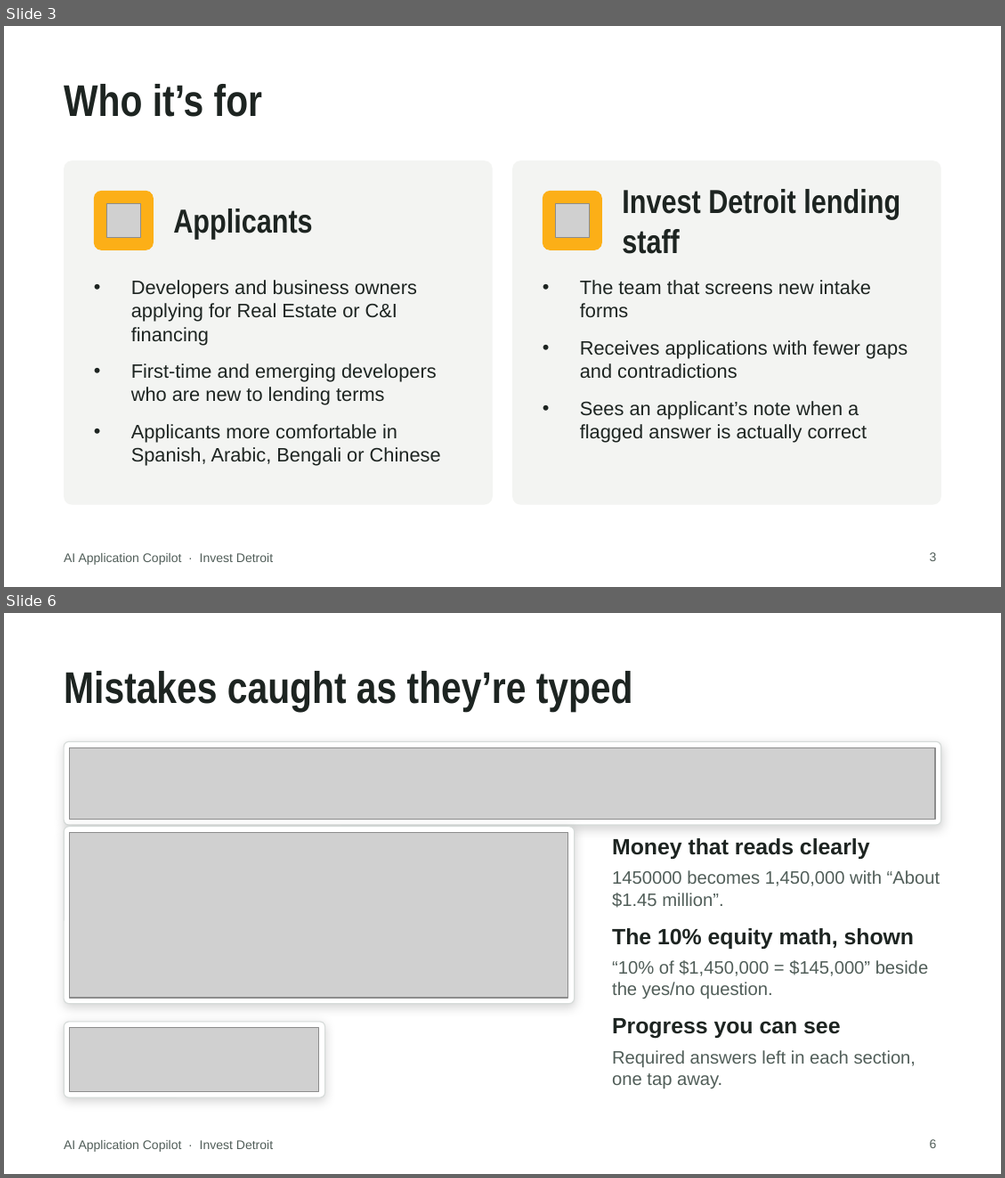
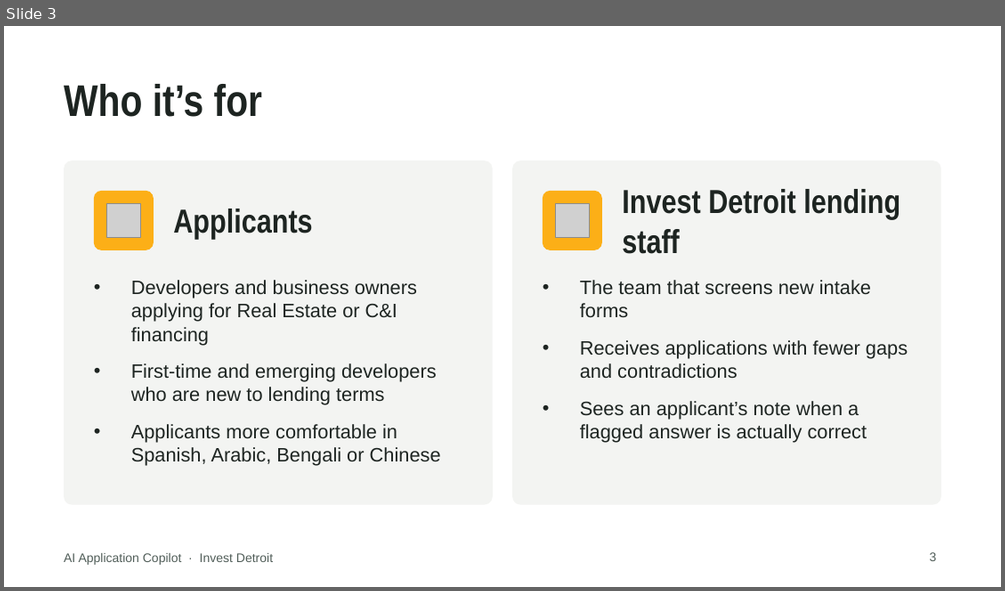
Before and after one commit to Ross-Business-Tech/Invest-Detroit-Project-1, a slide deck: docs/slides/Invest-Detroit-Copilot-Client-Deck.pptx. Shown one above the other, each under a label of ours: slides 3 and 6 before the commit, slide 3 after it; the slides between them are not shown. The pictures are 1005x1178 and 1005x591 pixels, drawn with LibreOffice and Linux fonts; fonts in the diff are those of the drawing; grey boxes stand for pictures; background and template pictures are left out. Boxes give left, top, right and bottom in pixels: in the first picture for what was removed or moved away, otherwise in the second. Text is boxed around its words. In the diff, an @@ line names an element or a change of style, - is before the commit and + after.

```diff
--- a/docs/slides/Invest-Detroit-Copilot-Client-Deck.pptx
+++ b/docs/slides/Invest-Detroit-Copilot-Client-Deck.pptx
@@ slide 6 removed at [4, 613, 1001, 1174], background picture (left out); not listed: 1 template element that a slide beside it also shows @@
@@ title removed at [64, 671, 633, 711] @@
-Mistakes caught as they’re typed
@@ rounded rectangle removed at [64, 741, 941, 826] @@
@@ picture removed at [70, 747, 935, 819] @@
@@ rounded rectangle removed at [64, 827, 574, 1004] @@
@@ picture removed at [70, 832, 568, 997] @@
@@ text removed at [612, 838, 870, 859] @@
-Money that reads clearly
@@ text removed at [612, 870, 939, 908] @@
-1450000 becomes 1,450,000 with “About $1.45 million”.
@@ text removed at [612, 928, 914, 949] @@
-The 10% equity math, shown
@@ text removed at [612, 960, 928, 998] @@
-“10% of $1,450,000 = $145,000” beside the yes/no question.
@@ rounded rectangle removed at [64, 1022, 325, 1097] @@
@@ picture removed at [70, 1028, 319, 1092] @@
@@ text removed at [612, 1018, 840, 1038] @@
-Progress you can see
@@ text removed at [612, 1050, 916, 1088] @@
-Required answers left in each section, one tap away.
@@ page number removed at [930, 1139, 937, 1148] @@
-6
```
Also in this commit, not shown: 4 slides changed, 2 slides added, 5 other slides removed, 31 other files.
